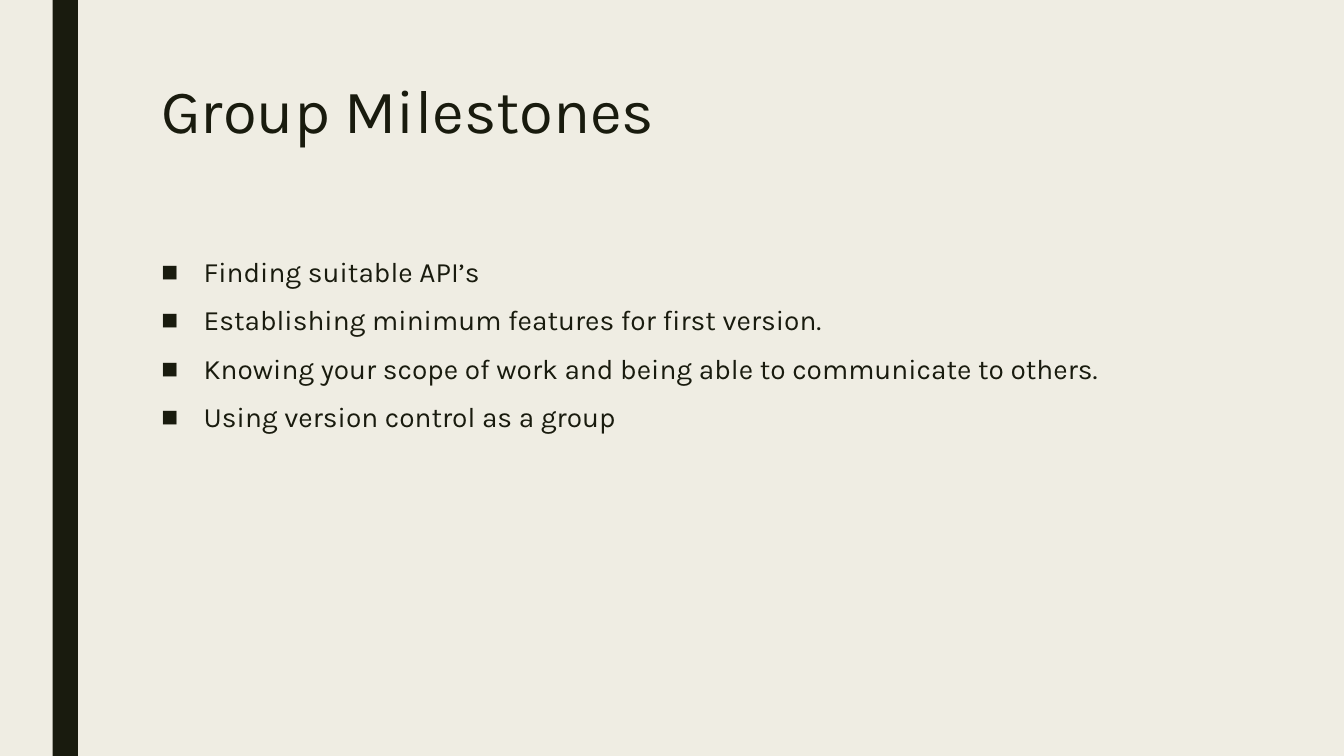
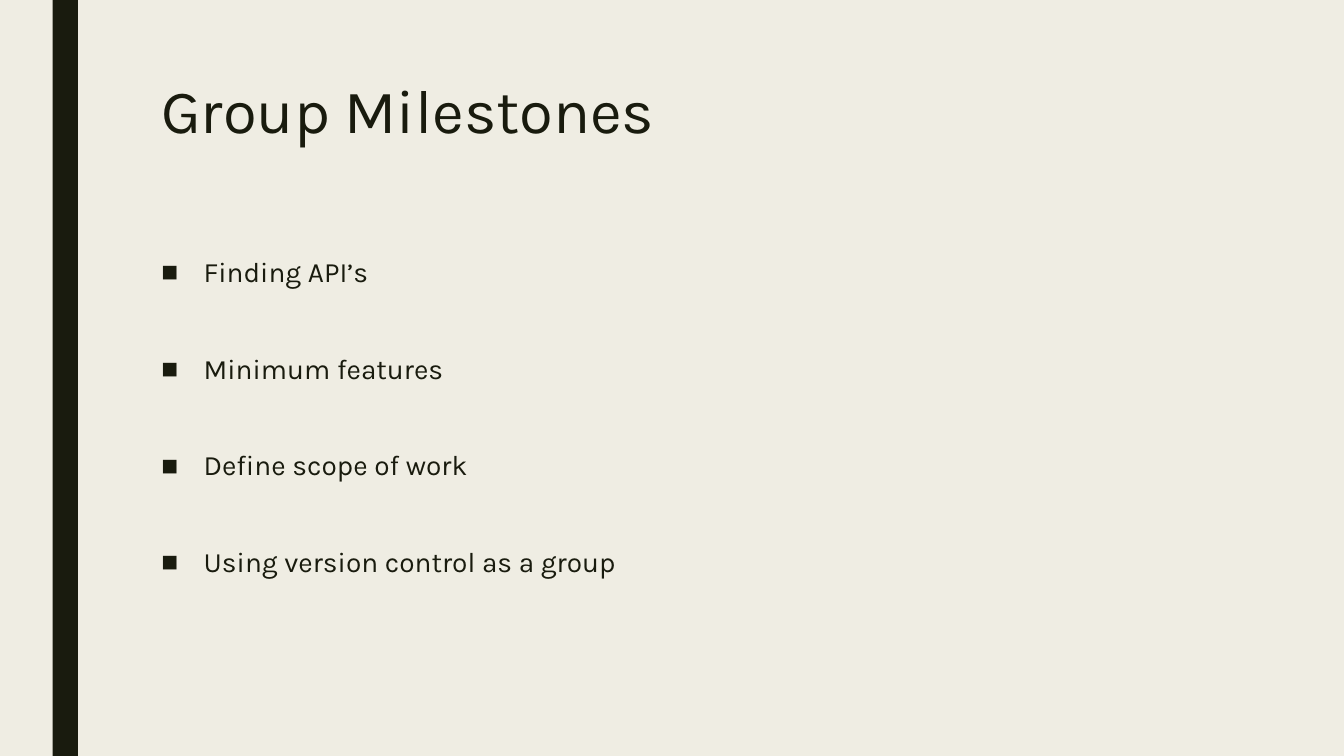
Before and after one commit to codeDeck-Learning-Tools/codeDeck, a slide deck: slide 11 of powerpoint/codeDeck2.pptx (slide 14 before the commit). Drawn at 1344x756 pixels with LibreOffice and Linux fonts; fonts in the diff are those of the drawing. Boxes give left, top, right and bottom in pixels: in the first picture for what was removed or moved away, otherwise in the second. Text is boxed around its words. In the diff, an @@ line names an element or a change of style, - is before the commit and + after.

```diff
--- a/powerpoint/codeDeck2.pptx
+++ b/powerpoint/codeDeck2.pptx
@@ text at (x1=204, y1=262, x2=468, y2=482): text changed @@
-■ Finding suitable API’s
-■ Establishing minimum features for first version.
-■ Knowing your scope of work and being able to communicate to others.
+■ Finding API’s
+■ Minimum features
+■ Define scope of work
```
Also in this commit, not shown: 7 other slides changed, 1 slide added, 4 slides removed.
